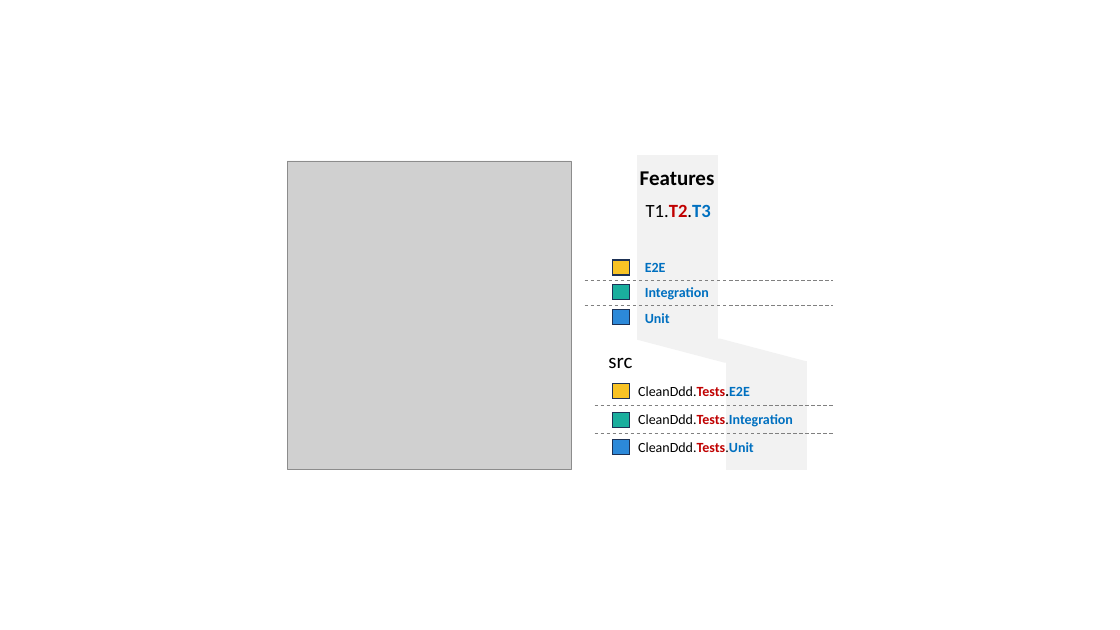
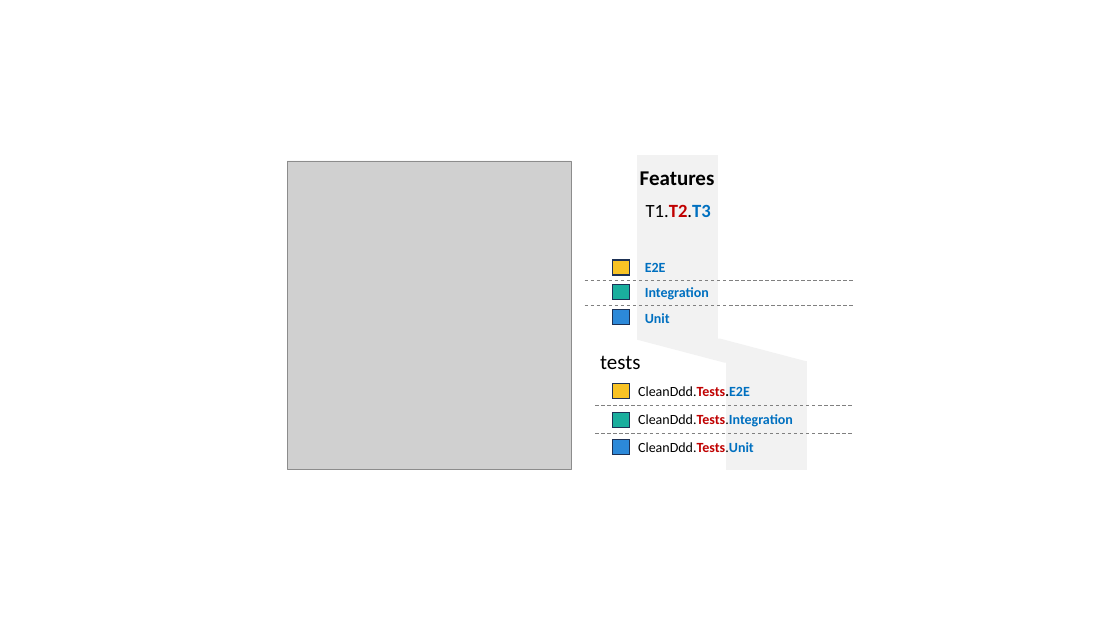
Before and after one commit to hhko/ArchDdd, a slide deck: slide 3 of README.pptx. Drawn at 1120x630 pixels with LibreOffice and Linux fonts; fonts in the diff are those of the drawing; grey boxes stand for pictures. Boxes give left, top, right and bottom in pixels: in the first picture for what was removed or moved away, otherwise in the second. Text is boxed around its words. In the diff, an @@ line names an element or a change of style, - is before the commit and + after.

Commit message:
tests 폴더 구성 오타 수정

```diff
--- a/README.pptx
+++ b/README.pptx
@@ line moved from (585, 280) - (833, 280) to (585, 280) - (854, 280) @@
@@ line moved from (585, 305) - (833, 305) to (585, 305) - (854, 305) @@
@@ text at [600,355,640,369]: text changed @@
-src
+tests
@@ line moved from (595, 406) - (833, 406) to (596, 406) - (854, 406) @@
@@ line moved from (595, 433) - (833, 433) to (596, 433) - (854, 433) @@
```
Also in this commit, not shown: 3 other files.
